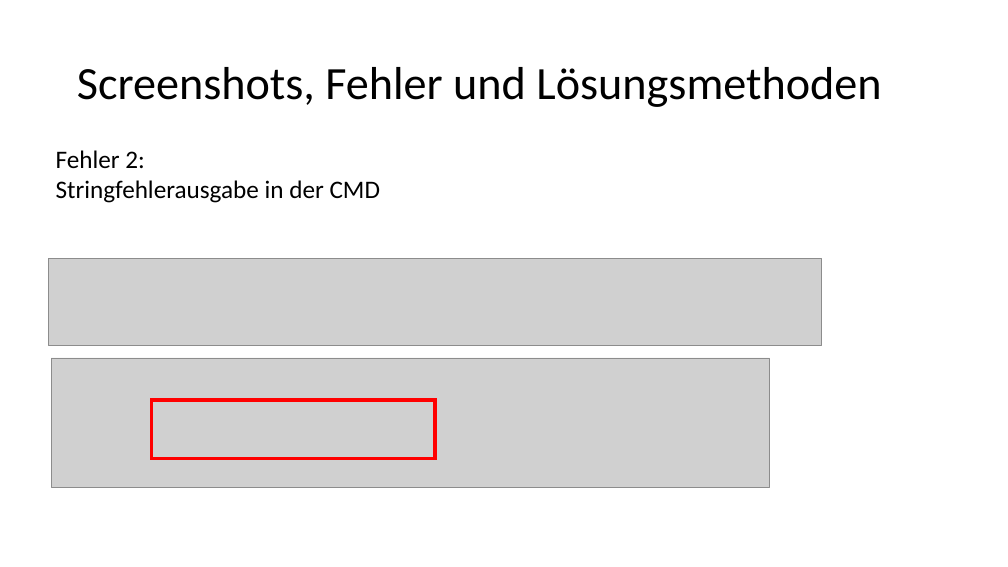
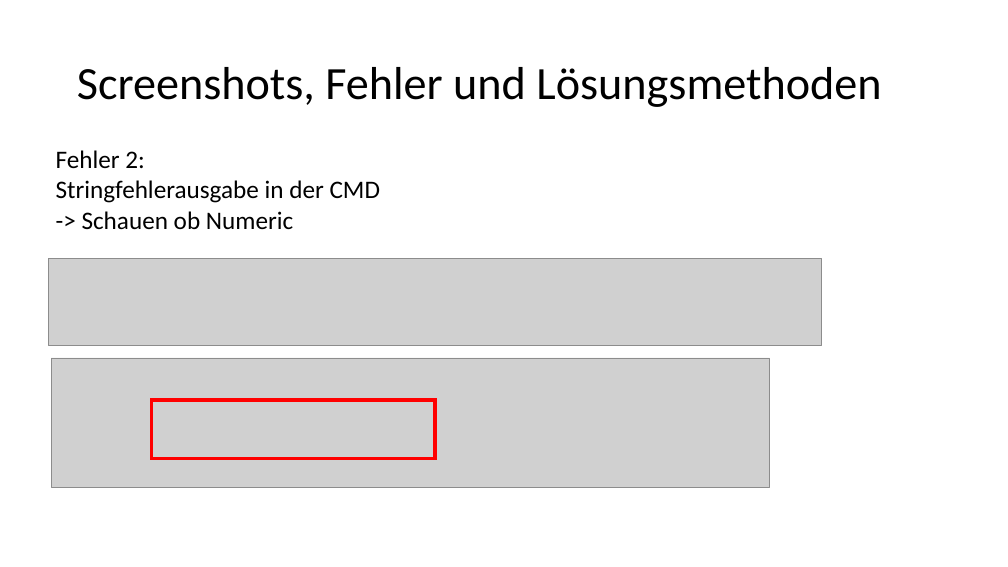
Before and after one commit to SecurityR4t/NotenVerwaltung, a slide deck: slide 5 of Dokumentation.pptm. Drawn at 1008x567 pixels with LibreOffice and Linux fonts; fonts in the diff are those of the drawing; grey boxes stand for pictures. Boxes give left, top, right and bottom in pixels: in the first picture for what was removed or moved away, otherwise in the second. Text is boxed around its words. In the diff, an @@ line names an element or a change of style, - is before the commit and + after.

```diff
--- a/Dokumentation.pptm
+++ b/Dokumentation.pptm
@@ text at [82, 211, 293, 230]: paragraph added @@
+-> Schauen ob Numeric
```
Also in this commit, not shown: 3 other slides changed, 3 slides added, 1 slide removed.
